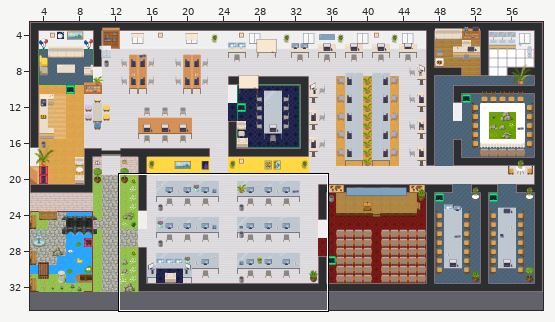
Tiled map (JSON), stored at GAD-office.tmj. Above, an overview of the earlier version with the close-up marked.
Close-up. Earlier state:
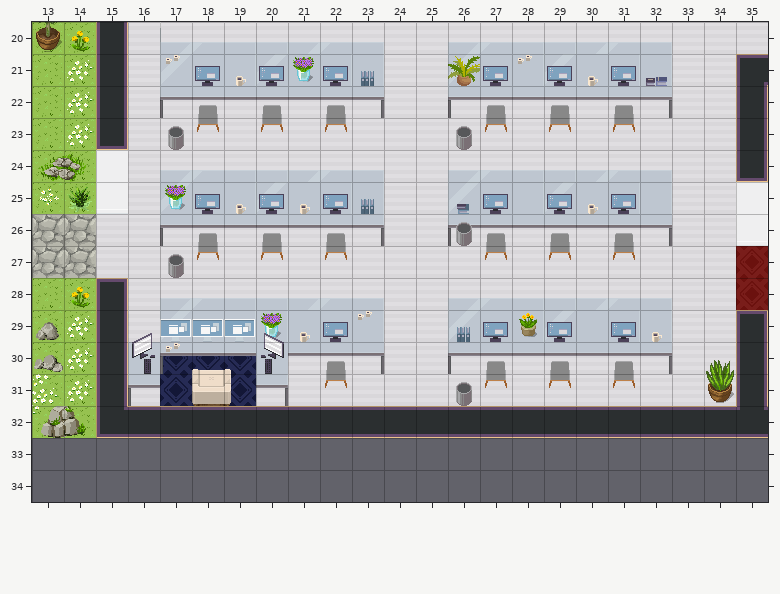
Cells are 32x32 px. Shown: x 13..35, y 20..34. The commit also changed other parts of the map, which this record leaves out.
And afterwards:
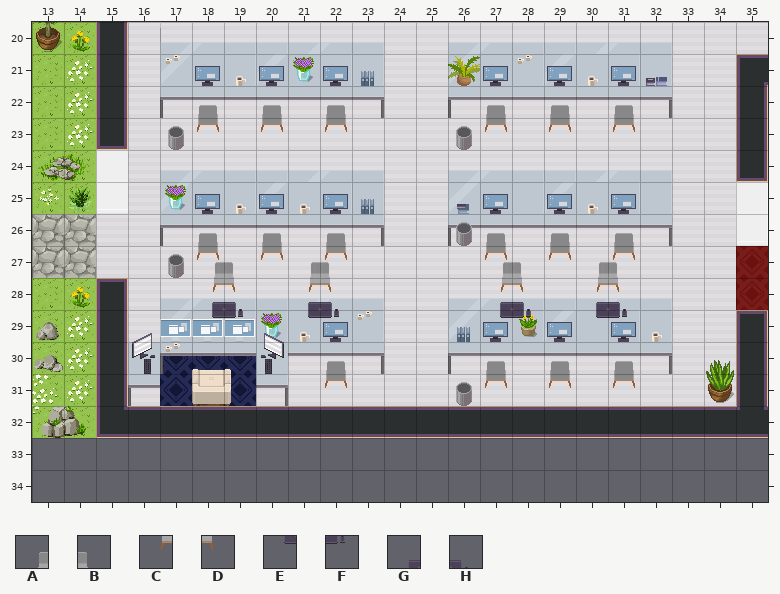
Key: from "Chunk 2": A 66, B 67, C 70, D 71, E 129, F 130, G 146, H 147.
_ is an empty cell.
Edits made:
Changed rows in their new state; . is an unchanged cell.
Layer "furniture/furniture1":
first column x 18:
27 AB.AB....AB.AB
28 CD.CD....CD.CD
Layer "above/above2":
first column x 18:
28 GH.GH....GH.GH
29 EF.EF....EF.EF
Pixel boxes of the changes (left, top, right, bottom) in both close-ups:
added: (212, 262, 243, 318)
added: (308, 262, 339, 318)
added: (500, 262, 531, 318)
added: (596, 262, 627, 318)
